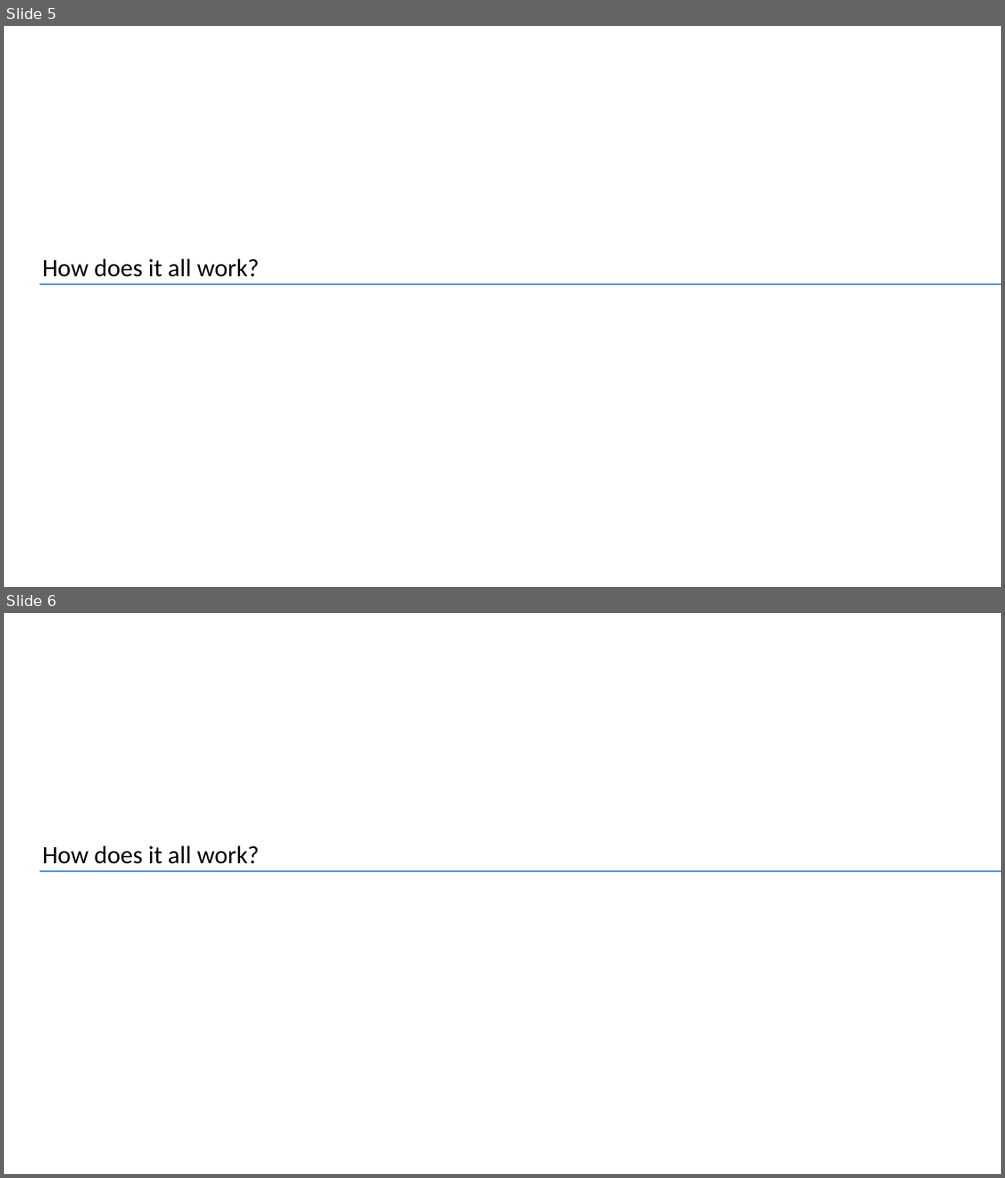
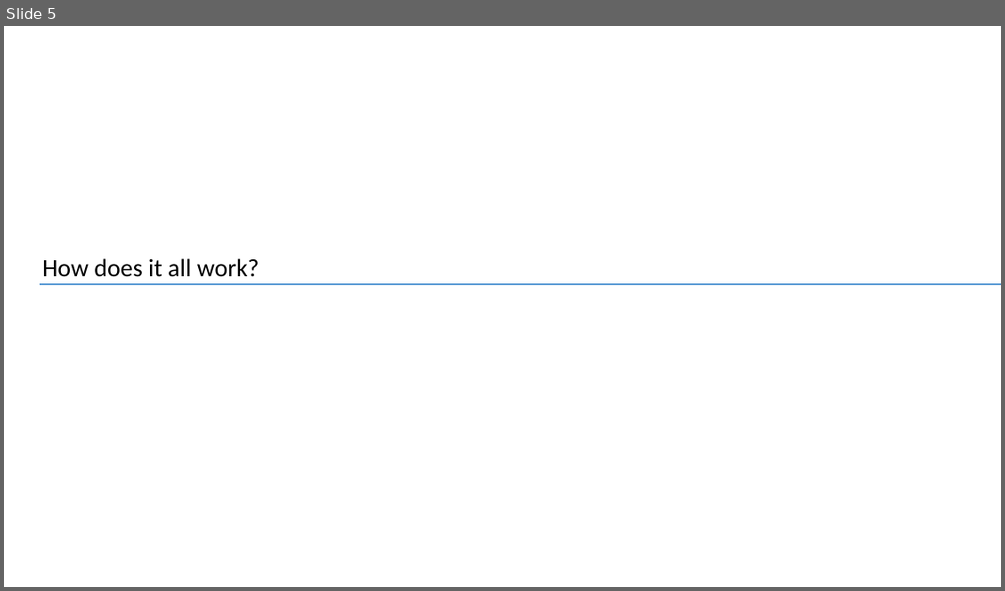
Before and after one commit to vsesha/AgenticAiAutoTrader, a slide deck: Presentation/AgenticAI_Presentation.pptx. Shown one above the other, each under a label of ours: slides 5 and 6 before the commit, slide 5 after it. The pictures are 1005x1178 and 1005x591 pixels, drawn with LibreOffice and Linux fonts; fonts in the diff are those of the drawing. Boxes give left, top, right and bottom in pixels: in the first picture for what was removed or moved away, otherwise in the second. Text is boxed around its words. In the diff, an @@ line names an element or a change of style, - is before the commit and + after.

```diff
--- a/Presentation/AgenticAI_Presentation.pptx
+++ b/Presentation/AgenticAI_Presentation.pptx
@@ slide 5 removed at (x1=4, y1=26, x2=1001, y2=587), background #FFFFFF @@
@@ text removed at (x1=42, y1=258, x2=259, y2=277) @@
-How does it all work?
@@ line removed from (39, 284) to (1001, 284) @@
@@ what was slide 6 is now slide 5 @@
```
Also in this commit, not shown: 2 slides changed, 1 slide added, 6 other files.
